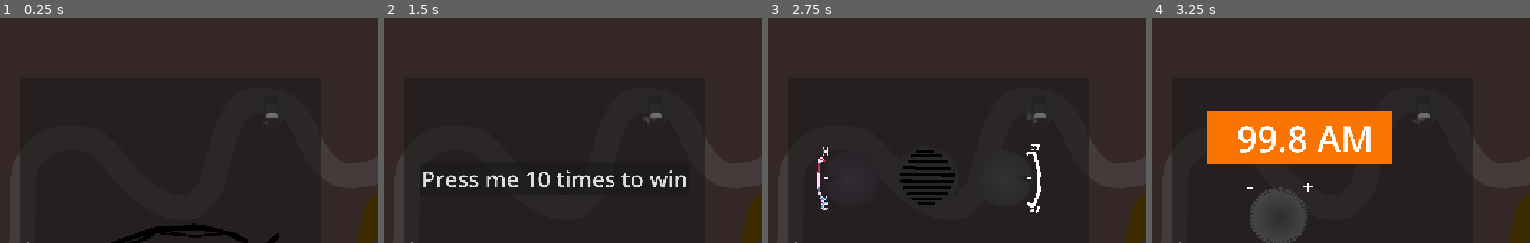
Above: before the commit, frames 1-4 (left to right).
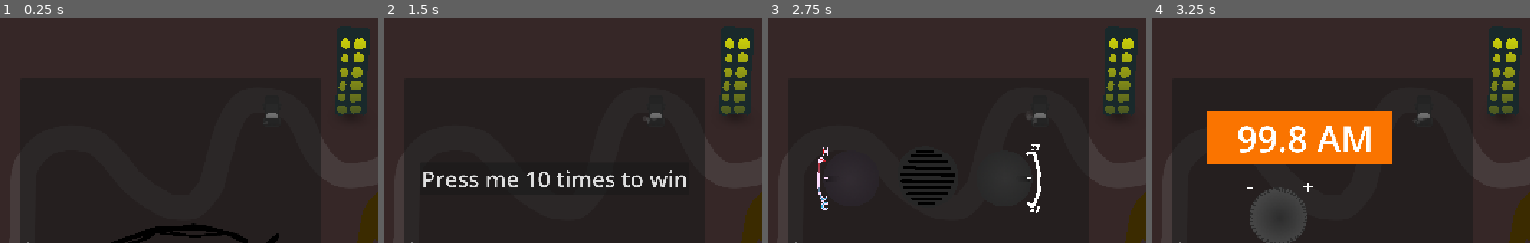
Above: after the commit, the same moments.

Repository: DBorgKiwami/game-jam-2
Game: Godot game, scene res://levels/testlevel.tscn
The game is run twice, just before and just after one commit, with the same random seed, the same clock (stepped at 60 frames per second) and the same inputs. The engine's default icon, where the game draws it, is replaced by a stand-in: a white triangle on a blue panel in a dark square.
Inputs (mouse positions are % of the whole screen's width and height, from its top left):
- Up to frame 1 (0.25 s): no input
- Up to frame 2 (1.5 s): click (21, 94) at 0.5 s; click (29, 94) at 1.25 s
- Up to frame 3 (2.75 s): click (37, 94) at 2 s
- Up to frame 4 (3.25 s): click (44, 94) at 2.75 s
The pictures show only the part of the screen within x 15-65%, y 29-79%; the shares and areas given below are measured in that part.

The runs differ from the first frame. In frame 1, 3.2% of the frame differs, in the area x 88-98%, y 3-44%; in frame 2, 3.2%; in frame 3, 3.2%; in frame 4, 3.2%.

Commit message:
Crash Sound Effect

Diff:
--- a/levels/testlevel.tscn
+++ b/levels/testlevel.tscn
@@ -7,6 +7,7 @@
 [ext_resource type="Texture2D" uid="uid://b41nogyg4jk2m" path="res://images/level_area_mask.png" id="4_t3dhk"]
 [ext_resource type="PackedScene" uid="uid://bl4vjqa80jcv6" path="res://levels/house.tscn" id="5_8j3fl"]
 [ext_resource type="Texture2D" uid="uid://dignekr3rbv8n" path="res://images/dirt_texture.png" id="6_l0kak"]
+[ext_resource type="PackedScene" uid="uid://bqy7m0wp7b6a5" path="res://levels/highrise.tscn" id="7_6euoa"]
 [ext_resource type="PackedScene" uid="uid://6106asoa5w8s" path="res://minigames/fog.tscn" id="8_82lur"]
 
 [node name="Testlevel" type="Node2D" unique_id=1543706350]
@@ -51,5 +52,8 @@
 
 [node name="Fog" parent="ScreenShaders" unique_id=4997018 instance=ExtResource("8_82lur")]
 
+[node name="Highrise" parent="." unique_id=140225898 instance=ExtResource("7_6euoa")]
+position = Vector2(390, -206)
+
 [connection signal="body_entered" from="LevelArea2D" to="Car" method="_on_level_area_2d_body_entered"]
 [connection signal="body_exited" from="LevelArea2D" to="Car" method="_on_level_area_2d_body_exited"]
--- a/player/player.gd
+++ b/player/player.gd
@@ -29,6 +29,7 @@
 
 var forwardSpeed : float = 0
 var turningSpeed : float = 0
+var touchingObject = false
 
 func _ready() -> void:
 	SignalBus.connect("reached_house", victory)
@@ -138,7 +139,13 @@
 	rotating(delta)
 	var crashed = move_and_slide()
 	if crashed:
+		if touchingObject == false:
+			touchingObject = true
+			$Crash.volume_db = remap(abs(forwardSpeed), 0, maxSpeed, -12, -6)
+			$Crash.playing = true
 		forwardSpeed *= crashSpeedMultiplier
+	else:
+		touchingObject = false
 	#print($Timer.time_left)
 	#print(velocity)
 
--- a/player/playercar.tscn
+++ b/player/playercar.tscn
@@ -5,6 +5,7 @@
 [ext_resource type="Texture2D" uid="uid://c8jc85cs4mntf" path="res://particles/smoke.png" id="3_outkj"]
 [ext_resource type="Texture2D" uid="uid://wu8ay8iah7mp" path="res://particles/square.png" id="4_axjsj"]
 [ext_resource type="AudioStream" uid="uid://dh1erjwcmo50o" path="res://soundeffects/Static.wav" id="5_xxi8n"]
+[ext_resource type="AudioStream" uid="uid://cnx3mr7nh3vr0" path="res://soundeffects/Hurt_1.wav" id="6_ldvv6"]
 
 [sub_resource type="CircleShape2D" id="CircleShape2D_g4v7s"]
 radius = 28.460499
@@ -47,6 +48,11 @@
 scale_max = 0.01
 color = Color(0, 0, 0, 1)
 color_ramp = SubResource("GradientTexture1D_axjsj")
+
+[sub_resource type="AudioStreamRandomizer" id="AudioStreamRandomizer_ldvv6"]
+random_pitch = 1.122462
+streams_count = 1
+stream_0/stream = ExtResource("6_ldvv6")
 
 [node name="Car" type="CharacterBody2D" unique_id=2090852087 node_paths=PackedStringArray("sprite", "particleEffectPivotPoint") groups=["player"]]
 motion_mode = 1
@@ -119,4 +125,9 @@
 pitch_scale = 0.7
 autoplay = true
 
+[node name="Crash" type="AudioStreamPlayer2D" parent="." unique_id=1816654495]
+stream = SubResource("AudioStreamRandomizer_ldvv6")
+volume_db = -6.0
+pitch_scale = 0.5
+
 [connection signal="timeout" from="Timer" to="." method="_on_timer_timeout"]
Not shown, added: soundeffects/Hurt_1.wav.import
Not shown, added: soundeffects/Hurt_1.wav
